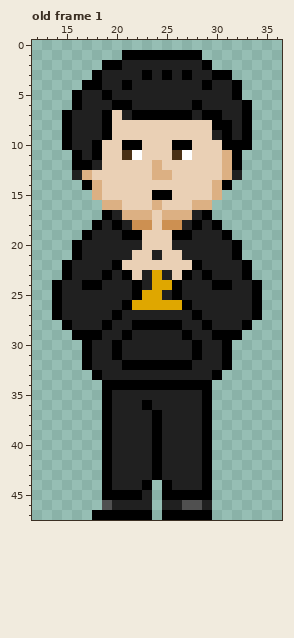
Edited in one commit: pixel-art file (assets/characters/jared.aseprite). Above is the file before it was changed.
48x48 pixels, 1 frame. Shown: old frame 1: x 12..36, y 0..47. The commit also changed other frames, which this record leaves out.
The result:
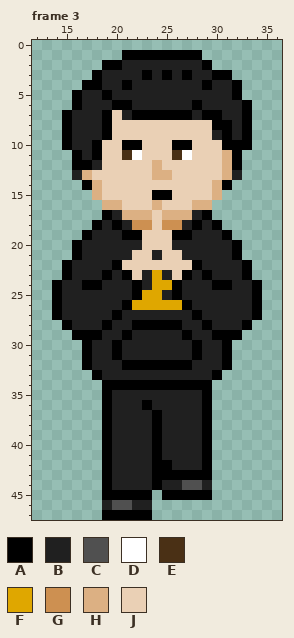
Palette (. is transparent): A #000000  B #202020  C #505050  D #ffffff  E #4a3015  F #dfa700  G #cd9051  H #dcb083  J #ead0b5
A new or re-ordered frame is compared with the old frame closest to it.
What changed:
frames 1 -> 8
layer "Layer 3 Copy" now hidden
layer "Layer 8" now hidden
layer "Layer 9" added
--- frame 3 is new; against old frame 1
@@ x 16..31 @@
 41 ...ABBBBABBBBA..
-42 ...ABBBBABBBBA..
-43 ...ABBBBABBBBA..
-44 ...ABBBA.ABBBA..
-45 ...AAAAB.AAAAA..
-46 ...CBBBB.BBCCB..
-47 ..AAAAAA.AAAAA..
+42 ...ABBBBAABBBA..
+43 ...ABBBBAAAAAA..
+44 ...ABBBBABBCCB..
+45 ...AAAAA.AAAAA..
+46 ...BCCBB........
+47 ...AAAAA........
Boxes around the changes in both pictures, in picture pixels (x1, y1, x2, y2):
changed: (92, 460, 212, 520)
